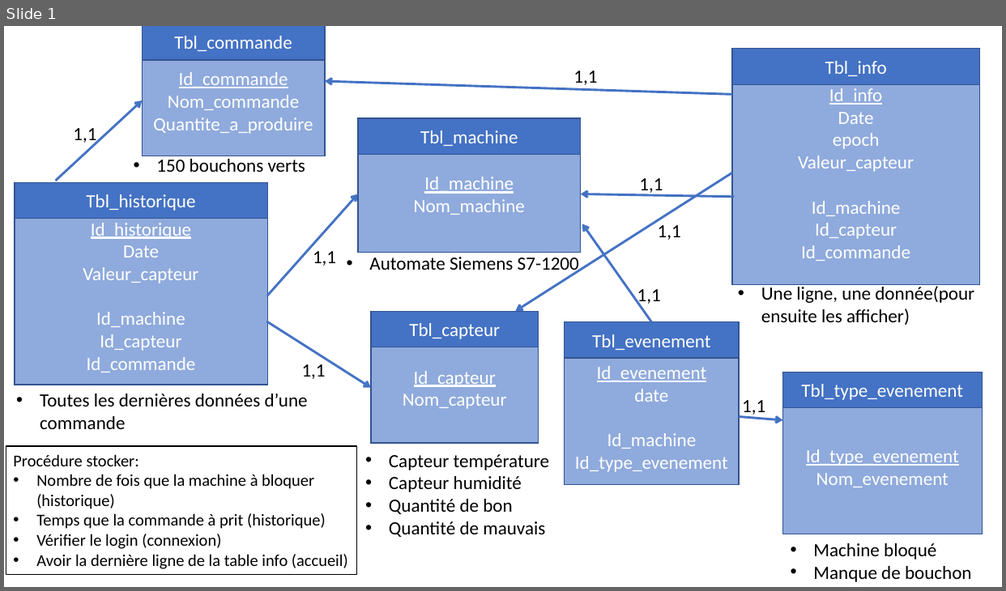
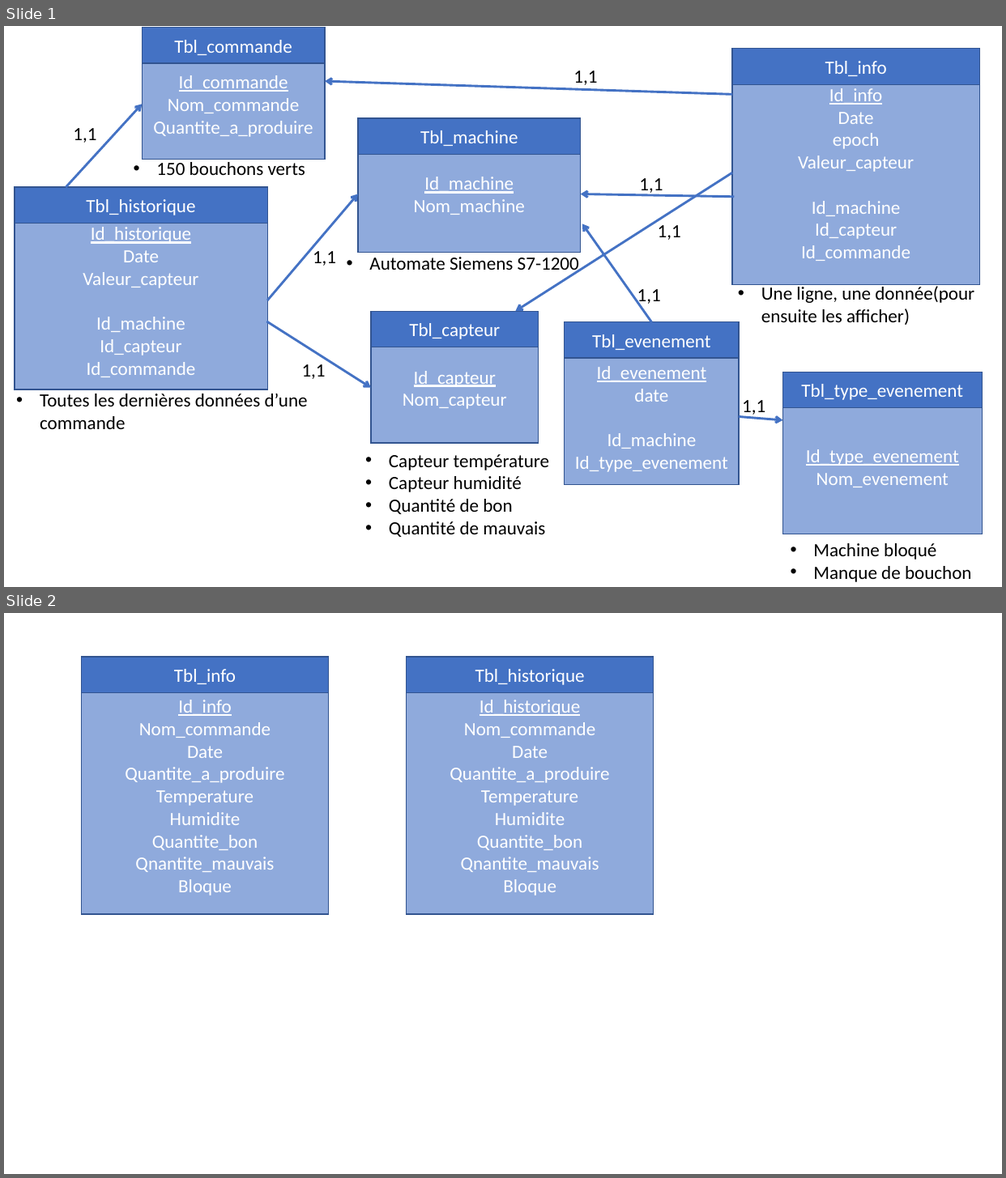
Before and after one commit to MaximeRoy1733837/ESP, a slide deck: Bd/mcdUpdate.pptx. Shown one above the other, each under a label of ours: slide 1 before the commit, slides 1 and 2 after it. The pictures are 1006x591 and 1006x1178 pixels, drawn with LibreOffice and Linux fonts; fonts in the diff are those of the drawing. Boxes give left, top, right and bottom in pixels: in the first picture for what was removed or moved away, otherwise in the second. Text is boxed around its words. In the diff, an @@ line names an element or a change of style, - is before the commit and + after.

```diff
--- a/Bd/mcdUpdate.pptx
+++ b/Bd/mcdUpdate.pptx
@@ slide 2 added at [4,613,1002,1174], background #FFFFFF @@
@@ rectangle added at [81,658,328,693], fill #4472C4, outline #325491 1 pt, 18 pt, text #FFFFFF @@
+Tbl_info
@@ rectangle added at [406,658,653,693], fill #4472C4, outline #325491 1 pt, 18 pt, text #FFFFFF @@
+Tbl_historique
@@ rectangle added at [81,677,328,914], fill #8FAADC, outline #325491 1 pt, 18 pt, text #FFFFFF @@
+Id_info
+Nom_commande
+Date
+Quantite_a_produire
+Temperature
+Humidite
+Quantite_bon
+Qnantite_mauvais
+Bloque
@@ rectangle added at [406,677,653,914], fill #8FAADC, outline #325491 1 pt, 18 pt, text #FFFFFF @@
+Id_historique
+Nom_commande
+Date
+Quantite_a_produire
+Temperature
+Humidite
+Quantite_bon
+Qnantite_mauvais
+Bloque
@@ slide 1 changed as well @@
@@ arrow moved from (56, 181) - (142, 101) to (66, 188) - (142, 104) @@
@@ 4 rectangles, 1 text: place and size @@
-4 rectangles, 1 text at [15,26,325,385]
+4 rectangles, 1 text at [15,28,325,390]
@@ arrow moved from (267, 296) - (358, 194) to (267, 301) - (358, 194) @@
@@ rectangle removed at [6,446,357,575] @@
-Procédure stocker:
-• Nombre de fois que la machine à bloquer (historique)
-• Temps que la commande à prit (historique)
-• Vérifier le login (connexion)
-• Avoir la dernière ligne de la table info (accueil)
```
Also in this commit, not shown: 2 other files.
